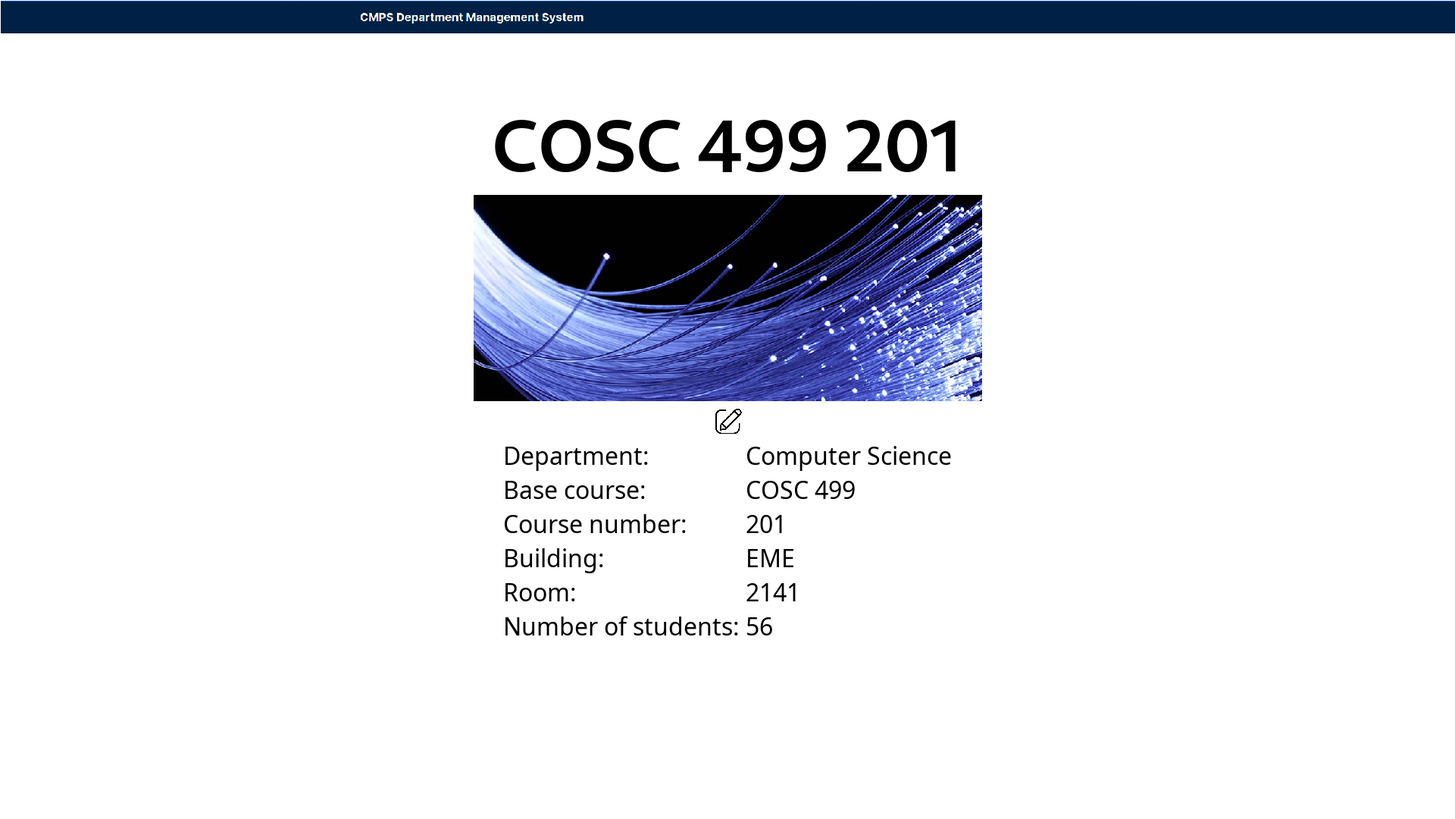
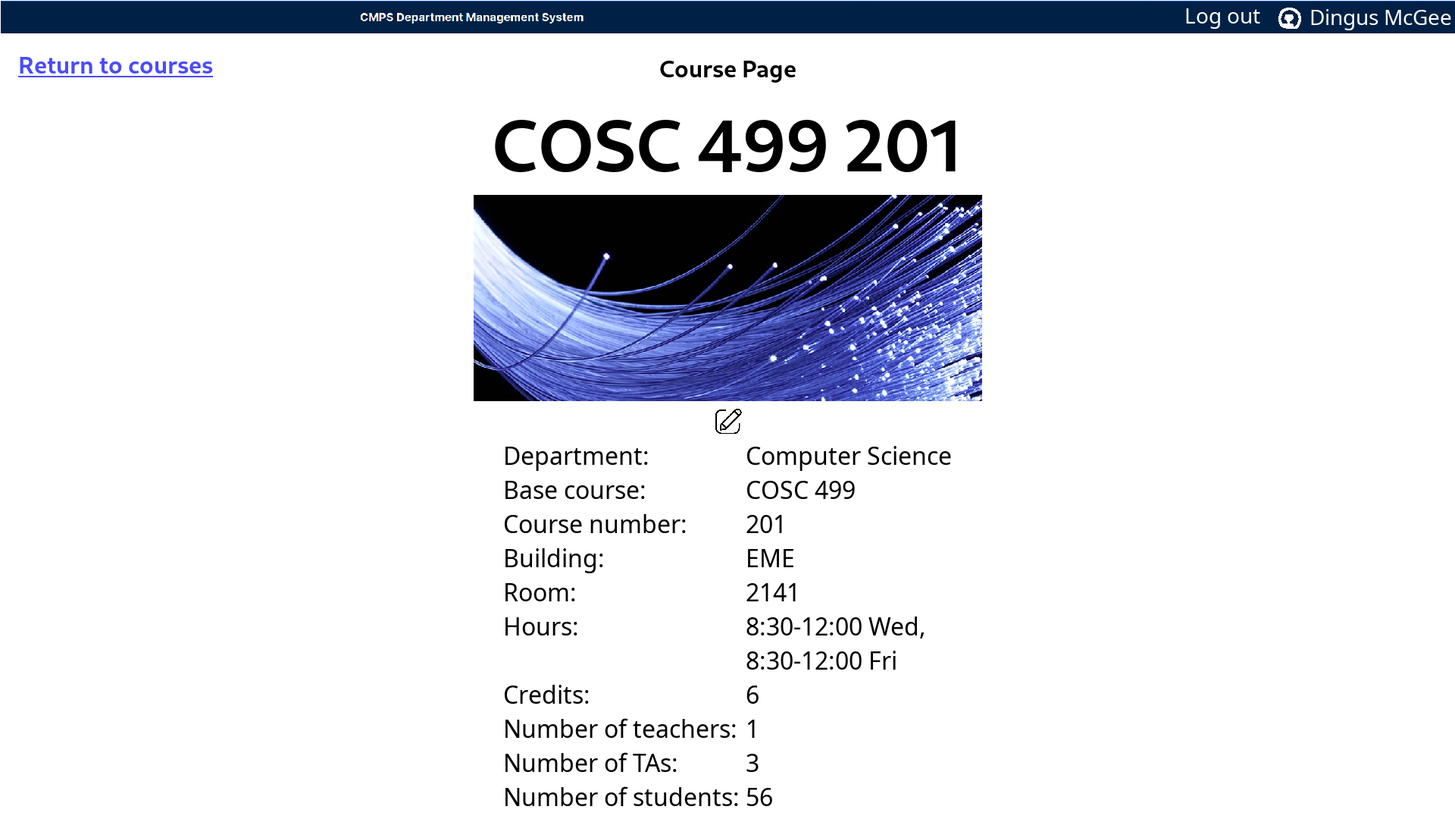
Two versions of the same layered image (w=1455, h=819). Layer-by-layer changes:
added layer "Course Page" above "Department: Computer Science..." over [660, 60, 796, 83]
painted on "Department: Computer Science..." over [504, 615, 925, 806]
added layer "Return to courses" above "Log out" over [18, 56, 213, 78]
added layer "Log out" above "Dingus McGee" over [1186, 8, 1261, 29]
added layer "Dingus McGee" above "Background" over [1311, 9, 1452, 31]
painted on "Background" over [1278, 7, 1302, 29]
